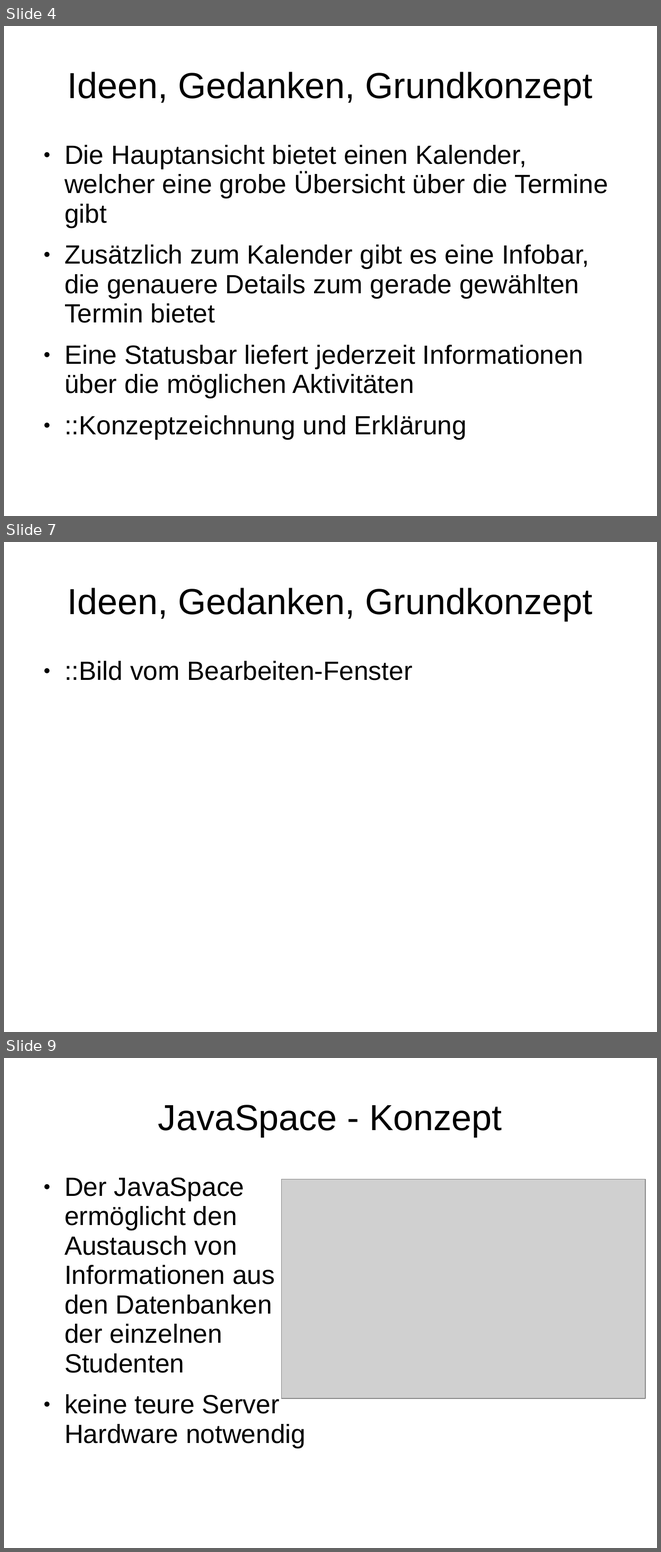
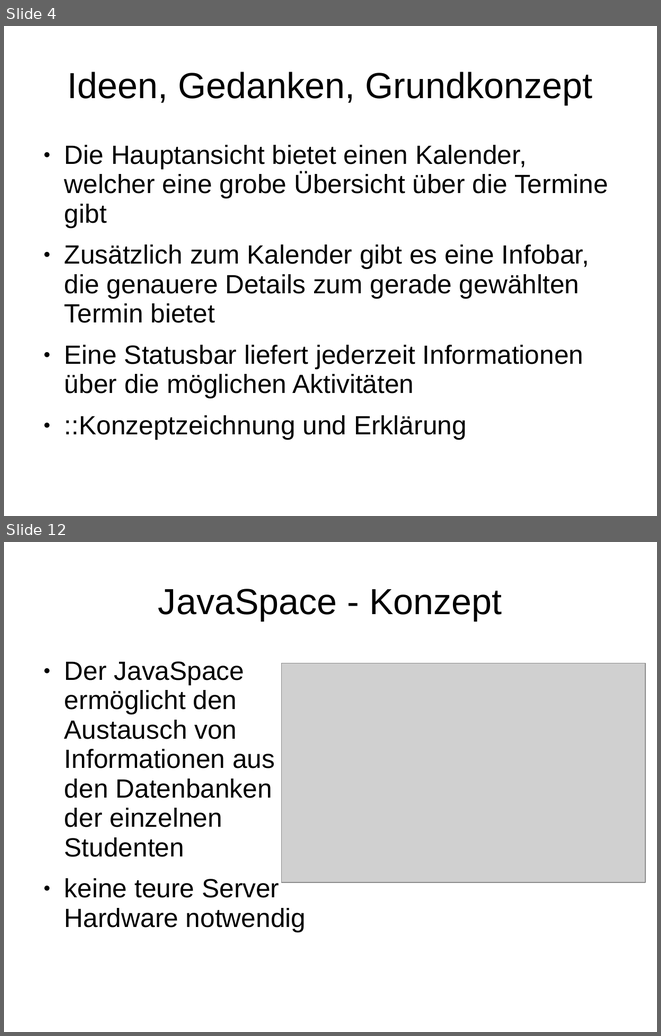
Before and after one commit to BackupTheBerlios/autopsi-svn, a slide deck: trunk/org/mr2/präsentation.ppt. Shown one above the other, each under a label of ours: slides 4, 7 and 9 before the commit, slides 4 and 12 after it; the slides between them are not shown. The pictures are 661x1552 and 661x1036 pixels, drawn with LibreOffice and Linux fonts; fonts in the diff are those of the drawing; grey boxes stand for pictures; background and template pictures are left out. Boxes give left, top, right and bottom in pixels: in the first picture for what was removed or moved away, otherwise in the second. Text is boxed around its words. In the diff, an @@ line names an element or a change of style, - is before the commit and + after.

```diff
--- a/trunk/org/mr2/präsentation.ppt
+++ b/trunk/org/mr2/präsentation.ppt
@@ slide 7 removed at bbox=[4, 542, 657, 1032], background #FFFFFF @@
@@ title removed at bbox=[68, 588, 592, 621] @@
-Ideen, Gedanken, Grundkonzept
@@ text removed at bbox=[64, 661, 413, 680] @@
-● ::Bild vom Bearbeiten-Fenster
@@ what was slide 9 is now slide 12 @@
```
Also in this commit, not shown: 7 slides added, 3 other slides removed, 2 other files.
